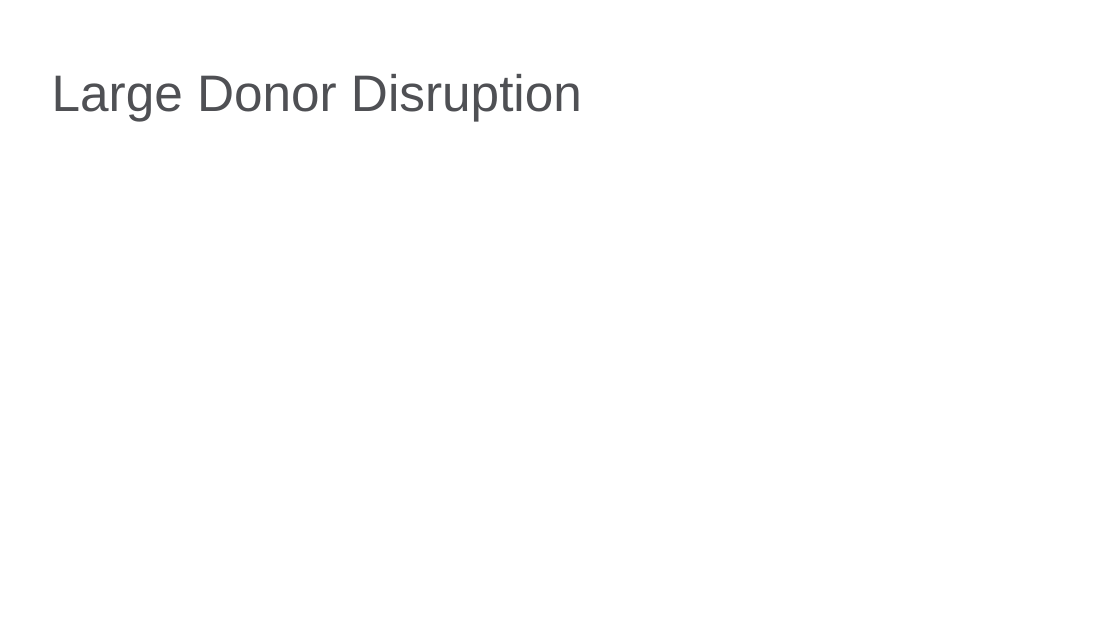
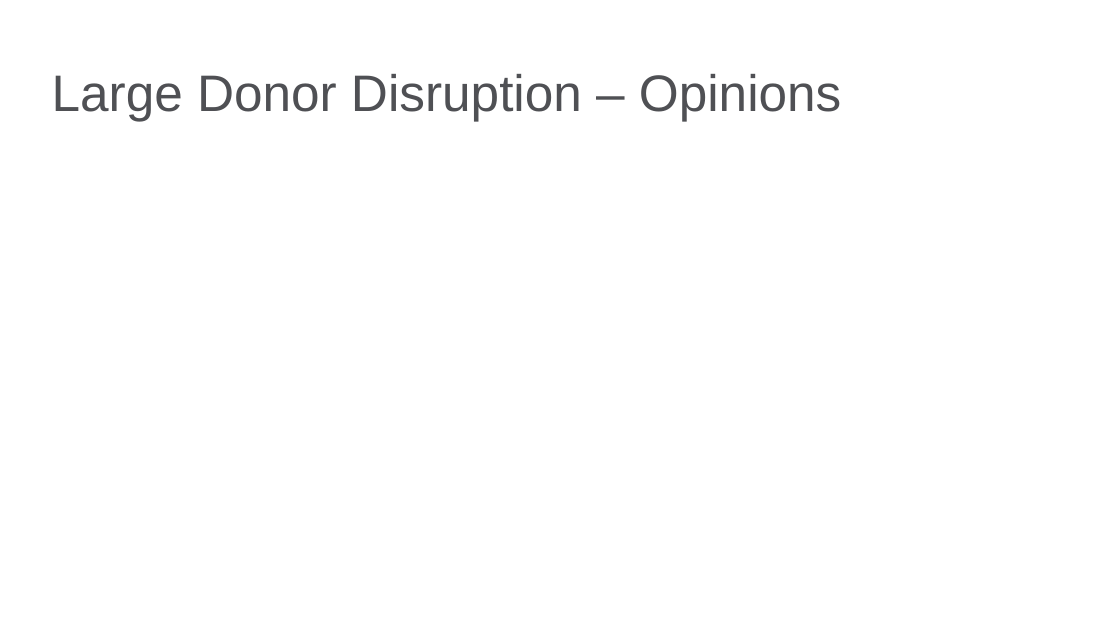
Before and after one commit to bgstieber/APRA-PD-DAS-2019, a slide deck: slide 20 of Generating Insights from Clustering Large Donors - BStieber APRA DAS19.pptx. Drawn at 1120x630 pixels with LibreOffice and Linux fonts; fonts in the diff are those of the drawing; background and template pictures are left out. Boxes give left, top, right and bottom in pixels: in the first picture for what was removed or moved away, otherwise in the second. Text is boxed around its words. In the diff, an @@ line names an element or a change of style, - is before the commit and + after.

```diff
--- a/Generating Insights from Clustering Large Donors - BStieber APRA DAS19.pptx
+++ b/Generating Insights from Clustering Large Donors - BStieber APRA DAS19.pptx
@@ title at [52,74,841,121]: text changed @@
-Large Donor Disruption
+Large Donor Disruption – Opinions
```
Also in this commit, not shown: 6 other slides changed.
